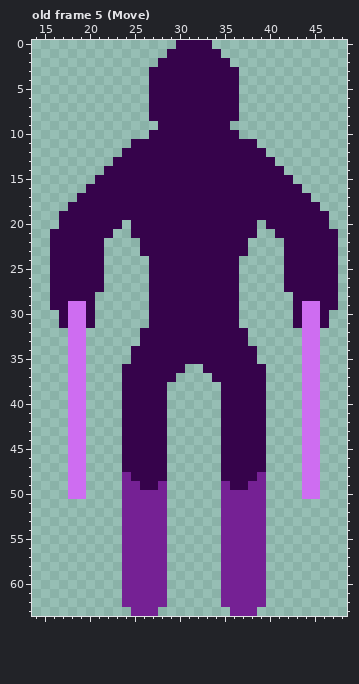
Two states of a pixel-art file, Assets/Aseprite/PlayerTemplateExport.aseprite. Above: the version before the commit.
64x64 pixels, 34 frames. Shown: old frame 5 (Move): x 14..48, y 0..63. The commit also changed other frames, which this record leaves out.
And afterwards:
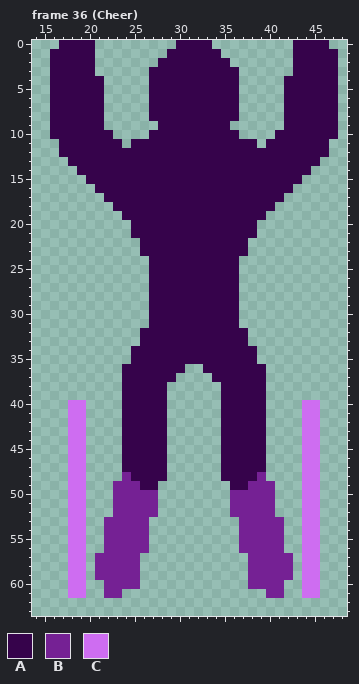
Palette (. is transparent): A #36034b  B #752194  C #ce6df1
A new or re-ordered frame is compared with the old frame closest to it.
Difference:
frames 34 -> 37
Frame 36 (Cheer) is new; against old frame 5 (Move), layers "Sticks", "Body", "Ski":
Colour A now appears in row 0 at x 17 to 20 and 43 to 46; in rows 1 to 3 at x 16 to 20 and 43 to 47; in rows 4 to 9 at x 16 to 21 and 42 to 47; in row 10 at x 16 to 22 and 41 to 47; in rows 11 to 12 at x 17 to 23 and 40 to 46; in row 13 at x 18 to 22 and 41 to 45.
Colour A now appears in row 14 at x 19 to 21 and 42 to 44; in row 15 at x 20 and 43.
Colour B now appears in rows 49 to 52 at x 23 and 40; in rows 53 to 56 at x 22 to 23 and 40 to 41; in rows 57 to 59 at x 21 to 23 and 40 to 42; in rows 60 to 61 at x 22 to 23 and 40 to 41.
Colour C now appears in rows 51 to 61 at x 18 to 19 and 44 to 45.
The author cleared colour A in row 16 at x 20 and 43; in row 17 at x 19 to 21 and 42 to 44; in row 18 at x 18 to 22 and 41 to 45; in rows 19 to 20 at x 17 to 23 and 40 to 46; in row 21 at x 16 to 22 and 41 to 47; in rows 22 to 27 at x 16 to 21 and 42 to 47.
The author cleared colour A in row 28 at x 16 to 20 and 43 to 47; in row 29 at x 16 to 17, 20, 43 and 46 to 47; in rows 30 to 31 at x 17, 20, 43 and 46.
The author cleared colour B in rows 49 to 52 at x 28 and 35; in rows 53 to 56 at x 27 to 28 and 35 to 36; in rows 57 to 60 at x 26 to 28 and 35 to 37; in rows 61 to 62 at x 24 to 28 and 35 to 39; in row 63 at x 25 to 27 and 36 to 38.
The author cleared colour C in rows 29 to 39 at x 18 to 19 and 44 to 45.
Changed places in both pictures, as pixel boxes (x1, y1, x2, y2):
changed: (50, 40, 122, 400)
changed: (266, 40, 338, 400)
changed: (68, 481, 167, 616)
changed: (221, 481, 320, 616)
